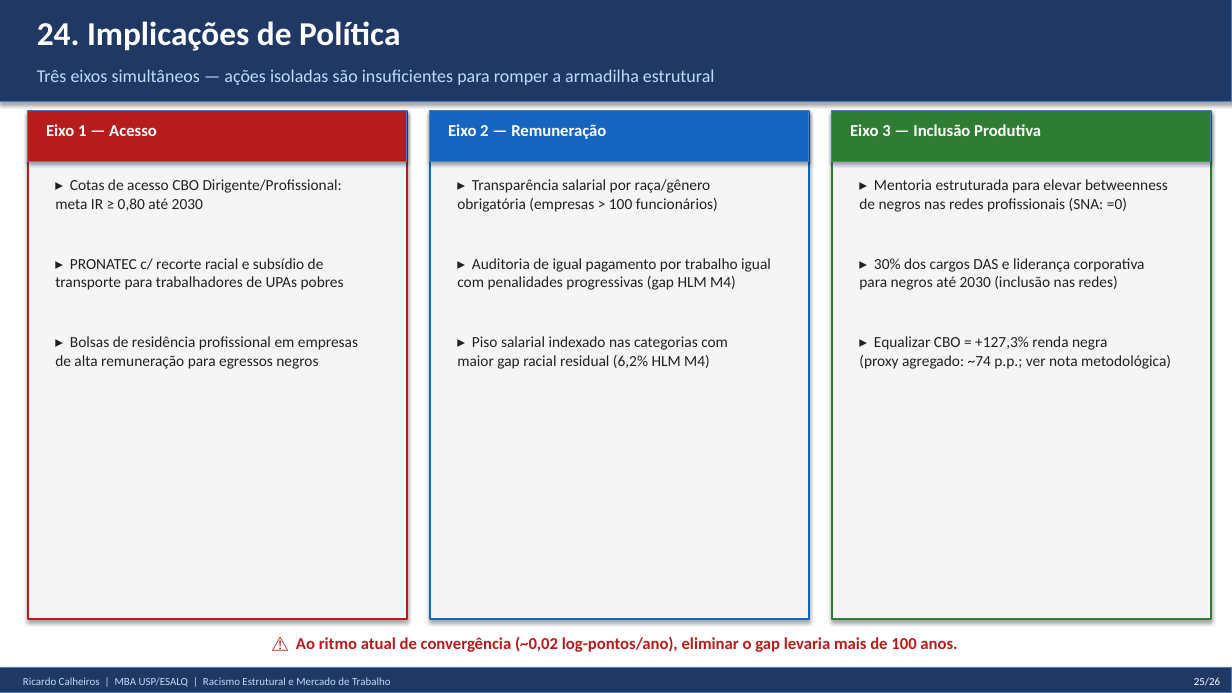
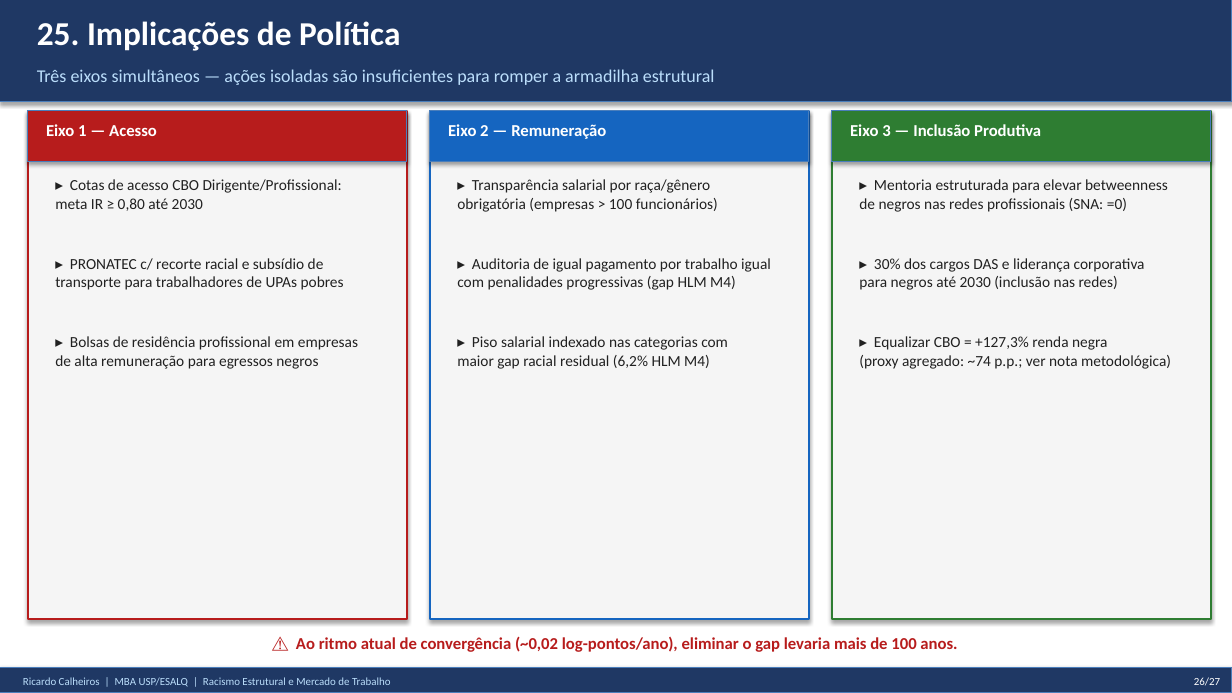
Before and after one commit to rickinrj-ux/ProjetoRacismoPNAD, a slide deck: slide 26 of apresentacao_tcc.pptx (slide 25 before the commit). Drawn at 1232x693 pixels with LibreOffice and Linux fonts; fonts in the diff are those of the drawing. Boxes give left, top, right and bottom in pixels: in the first picture for what was removed or moved away, otherwise in the second. Text is boxed around its words. In the diff, an @@ line names an element or a change of style, - is before the commit and + after.

```diff
--- a/apresentacao_tcc.pptx
+++ b/apresentacao_tcc.pptx
@@ text at [37, 21, 400, 51]: text changed @@
-24. Implicações de Política
+25. Implicações de Política
@@ text at [1194, 677, 1220, 686]: text changed @@
-25/26
+26/27
```
Also in this commit, not shown: 25 other slides changed, 1 slide added, 19 other files.
